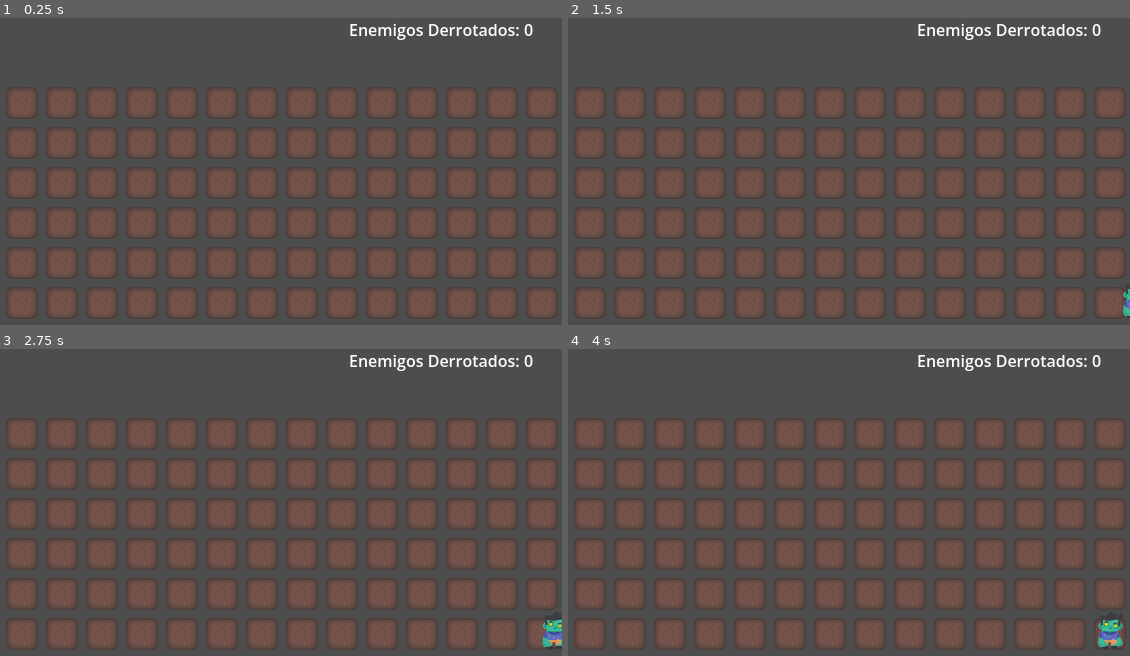
Above: before the commit, frames 1-4 (two rows, left to right).
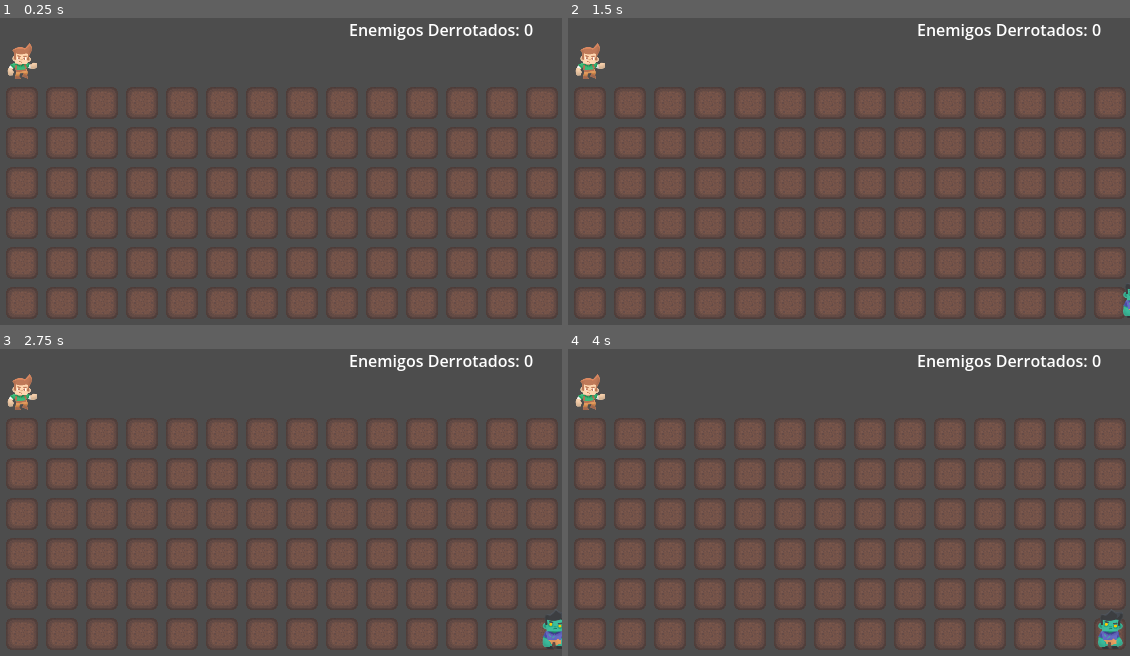
Above: after the commit, the same moments.

Repository: EternalMark/godotStuffs
Game: Godot game, scene res://Escenas/Main.tscn
Two runs of this game, one before a commit and one after it. Both use one fixed random seed, a clock stepped at 60 frames per second and the inputs below.
Inputs (mouse positions are in pixels of both pictures, inside the frame that each line leads up to):
- Up to frame 1 (0.25 s): no input
- Up to frame 2 (1.5 s): tap Enter at 0.5 s; move the mouse to (950, 165) at 0.52 s; click (950, 165) at 0.67 s; tap Space at 1.25 s; move the mouse to (680, 202) at 1.27 s; click (680, 202) at 1.42 s
- Up to frame 3 (2.75 s): move the mouse to (303, 434) at 2.02 s; click (303, 434) at 2.17 s
- Up to frame 4 (4 s): tap Enter at 2.75 s; move the mouse to (775, 585) at 2.77 s; click (775, 585) at 2.92 s; move the mouse to (1000, 566) at 3.52 s; click (1000, 566) at 3.67 s

The runs differ from the first frame. In frame 1, 0.3% of the frame differs, in the area x 1-7%, y 8-20%; in frame 2, 0.3%; in frame 3, 0.3%; in frame 4, 0.3%.

Commit message:
MVP beta 0.8

Diff:
--- a/HiveMinded/Scripts/SpawnBullets.gd
+++ b/HiveMinded/Scripts/SpawnBullets.gd
@@ -9,7 +9,7 @@
 
 func _on_timer_spawn_bullet_timeout() -> void:
 	#var enemies=$Enemies
-	print ($"..".tile_pos)
+	#print ($"..".tile_pos)
 	#var pos_local = tilemap_layer.map_to_local($"..".global_position)
 	#var pos_global = tilemap_layer.to_global(pos_local)
 	#enemy.global_position = pos_global
@@ -19,7 +19,7 @@
 	for enemy in enemies:
 		#print("HOLA ", enemy)
 		#print("Tile_pos ", enemy.tile_pos)
-		print("Revisando enemigos.  LineaAparicion: ",enemy.tile_pos,"  pos_local", $"..".tile_pos)
+		#print("Revisando enemigos.  LineaAparicion: ",enemy.tile_pos,"  pos_local", $"..".tile_pos)
 		if enemy.tile_pos.y == $"..".tile_pos.y:
 			var b=bullet_scene.instantiate()
 			add_child(b)
--- a/HiveMinded/Scripts/SpawnEnemies.gd
+++ b/HiveMinded/Scripts/SpawnEnemies.gd
@@ -47,11 +47,9 @@
 
 # Función que se ejecutará automáticamente cuando el enemigo emita 'enemigo_muerto'
 func _on_enemigo_muerto() -> void:
-	GlobalGameState.sumar_enemigo()
+	GlobalGameState.nuevo_enemigo_derrotado()
 	lblPuntos.text = "Enemigos Derrotados: "+ str(GlobalGameState.enemigos_derrotados)
-	#print("¡Un enemigo ha muerto!  ", GlobalGameState.enemigos_derrotados)
 
-	# Aquí incrementas tu contador local o ejecutas la lógica que necesites
 
 func genera_enemigo():
 	var generacion = randi_range(0,5)
--- a/HiveMinded/Scripts/global_game_state.gd
+++ b/HiveMinded/Scripts/global_game_state.gd
@@ -4,14 +4,32 @@
 var enemigos_derrotados: int = 0
 #var iteraciones: int = 0
 var cantidad_enemigos:int=0
+var hito_actual:int=0
+var abejas_generadas:int=0
+var hito_siguiente:int=50
+
+signal cambioHito
+
+func nuevo_enemigo_derrotado() -> void:
+	enemigos_derrotados += 1
+	cantidad_enemigos-=1
+	cambio_hito()
 
 
-func sumar_enemigo() -> void:
-	enemigos_derrotados += 1
-	cantidad_enemigos-=1
-	var fecha = Time.get_datetime_dict_from_system()
-	var milisegundos = Time.get_ticks_msec() % 1000
-	print("%04d-%02d-%02d %02d:%02d:%02d.%03d" % [
-		fecha["year"], fecha["month"], fecha["day"],
-		fecha["hour"], fecha["minute"], fecha["second"],
-		milisegundos],"\tEnemigos derrotados: \t", enemigos_derrotados)
+	#var fecha = Time.get_datetime_dict_from_system()
+	#var milisegundos = Time.get_ticks_msec() % 1000
+	#print("%04d-%02d-%02d %02d:%02d:%02d.%03d" % [
+		#fecha["year"], fecha["month"], fecha["day"],
+		#fecha["hour"], fecha["minute"], fecha["second"],
+		#milisegundos],"\tEnemigos derrotados: \t", enemigos_derrotados)
+
+func cambio_hito()->void:
+	#var hito_siguiente:int = 200 * int(pow(5, nivel - 2))
+	if enemigos_derrotados==10:
+			hito_actual+=1
+			cambioHito.emit()
+	elif enemigos_derrotados==hito_siguiente:
+		hito_actual+=1
+		cambioHito.emit()
+		hito_siguiente=hito_siguiente+40*hito_actual
+		print("Hito Siguiente: ",hito_siguiente)
--- a/HiveMinded/Scripts/tml_battlefieldv3.gd
+++ b/HiveMinded/Scripts/tml_battlefieldv3.gd
@@ -1,19 +1,20 @@
 extends TileMapLayer
 
-#@export var abejas_container: Node2D
 @onready var bee_scene =preload("res://Escenas/Abeja.tscn")
 @onready var phantom_bee_scene =preload("res://Escenas/PhantomBee.tscn")
-#@onready var bee_scene =preload("res://Escenas/Abeja.tscn")
 @onready var abejas_container = $"../../Bees"
 
+var ubicacion_nueva_abeja=Vector2i(2, 1)
 var phantom_bee_instance
 # Diccionario para rastrear la abeja en cada casilla: Vector2i -> Node2D
 var celdas_ocupadas: Dictionary = {}
-#var i:int=0
 # Variables para el estado de arrastre
 var abeja_arrastrada: Node2D = null
 var tile_origen = null
-#var es_nueva_abeja: bool = false
+
+func _ready() -> void:
+	colocar_abeja(ubicacion_nueva_abeja)
+	GlobalGameState.cambioHito.connect(on_cambio_hito)
 
 func _process(_delta: float) -> void:
 	# Mientras estemos arrastrando una abeja, su posición sigue al ratón
@@ -24,19 +25,6 @@
 	if event is InputEventMouseButton:
 		var global_mouse_pos = get_global_mouse_position()
 		var tile_pos = local_to_map(to_local(global_mouse_pos))
-		if event.button_index == MOUSE_BUTTON_RIGHT and event.pressed:
-			#var global_mouse_pos = get_global_mouse_position()
-			#var tile_pos = local_to_map(to_local(global_mouse_pos))
-			if tile_pos.x >= 3 && tile_pos.y >= 2 && tile_pos.y <= 09:
-				# 1. Comprobar si la casilla ya está ocupada
-				if celdas_ocupadas.has(tile_pos):
-					print("Ya hay una abeja en la posición: ", tile_pos)
-					return
-
-				# 2. Spawnear la abeja y registrar la casilla ocupada
-				colocar_abeja(tile_pos)
-
-				get_viewport().set_input_as_handled()
 
 		if event.button_index == MOUSE_BUTTON_LEFT:
 			if event.pressed:
@@ -52,7 +40,6 @@
 				## Restaurar el orden de dibujo original
 
 				if phantom_bee_instance.espacioOcupado==false and tile_pos.x >= 3 and tile_pos.x <= 7 and tile_pos.y >= 2 and tile_pos.y <= 7:
-					print("Espacio Libre")
 
 					# CASO 1: Tile destino vacio
 					if not celdas_ocupadas.has(tile_pos) or not is_instance_valid(celdas_ocupadas[tile_pos]):
@@ -83,10 +70,13 @@
 				phantom_bee_instance=null
 				get_viewport().set_input_as_handled()
 
-
 func colocar_abeja(tile_pos: Vector2i) -> void:
 	var bee_instance = bee_scene.instantiate()
 	bee_instance.position = map_to_local(tile_pos)
 	bee_instance.tile_pos=tile_pos
 	celdas_ocupadas[tile_pos] = bee_instance
 	abejas_container.add_child(bee_instance)
+	GlobalGameState.abejas_generadas+=1
+
+func on_cambio_hito()->void:
+	colocar_abeja(ubicacion_nueva_abeja)
